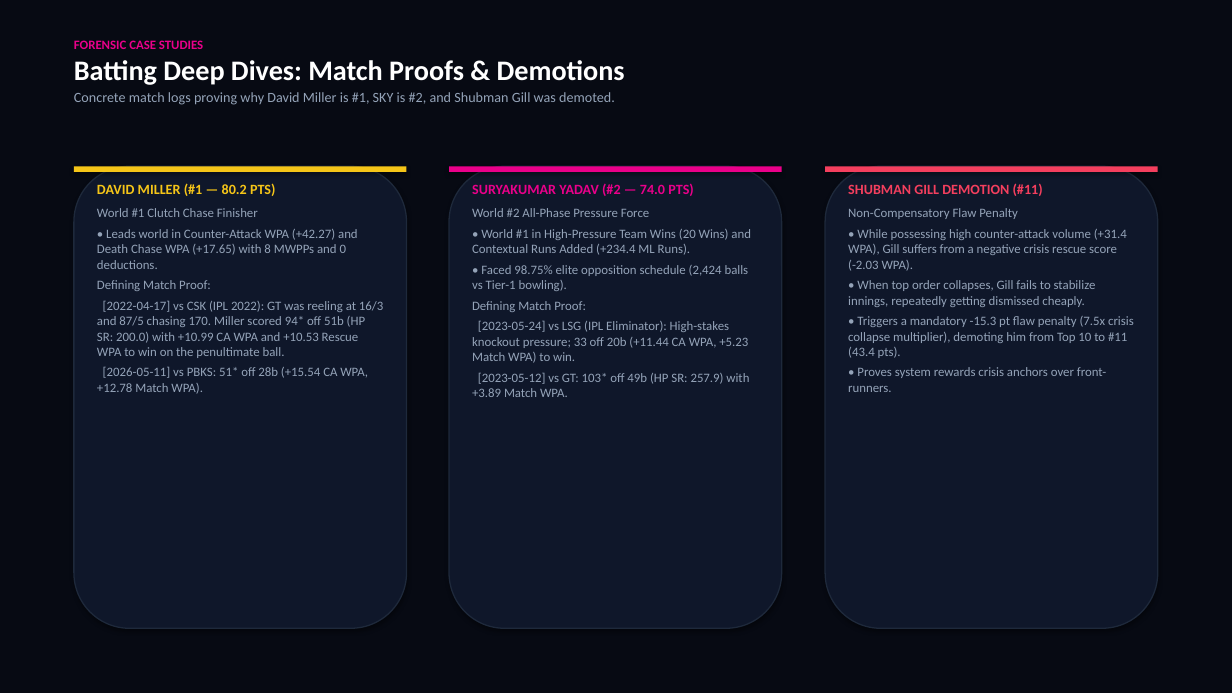
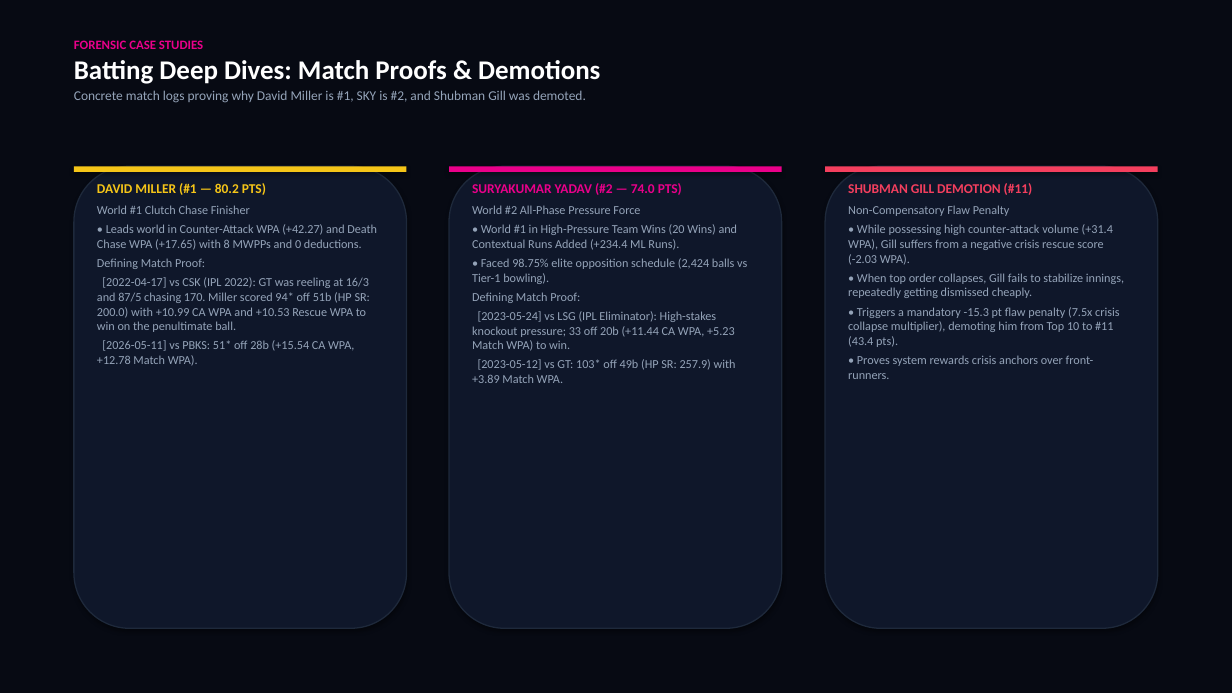
Before and after one commit to Lohithaswin/play-rr-hackathon-2026, a slide deck: slide 7 of Play_RR_Hackathon_Lohithaswin_V.pptx. Drawn at 1232x693 pixels with LibreOffice and Linux fonts; fonts in the diff are those of the drawing. Boxes give left, top, right and bottom in pixels: in the first picture for what was removed or moved away, otherwise in the second. Text is boxed around its words. In the diff, an @@ line names an element or a change of style, - is before the commit and + after.

```diff
--- a/Play_RR_Hackathon_Lohithaswin_V.pptx
+++ b/Play_RR_Hackathon_Lohithaswin_V.pptx
@@ text at (74,60,600,103): size 22 to 21 pt in "Batting Deep Dives: Match Proofs & Demotions"; size 11 to 10.5 pt in "Concrete match logs proving why David Miller ..." @@
@@ text "DAVID MILLER (#1 — 80.2 ..." at (97,183,377,366): size 11 to 10.5 pt in "DAVID MILLER (#1 — 80.2 PTS)"; size 10 to 9.5 pt; less space between paragraphs @@
@@ text "SURYAKUMAR YADAV (#2 — 74.0 ..." at (472,183,747,383): size 11 to 10.5 pt in "SURYAKUMAR YADAV (#2 — 74.0 PTS)"; size 10 to 9.5 pt; less space between paragraphs @@
@@ text "SHUBMAN GILL DEMOTION (#11)" at (848,183,1124,379): size 11 to 10.5 pt in "SHUBMAN GILL DEMOTION (#11)"; size 10 to 9.5 pt; less space between paragraphs @@
```
Also in this commit, not shown: 11 other slides changed, 2 slides added, 31 other files.
